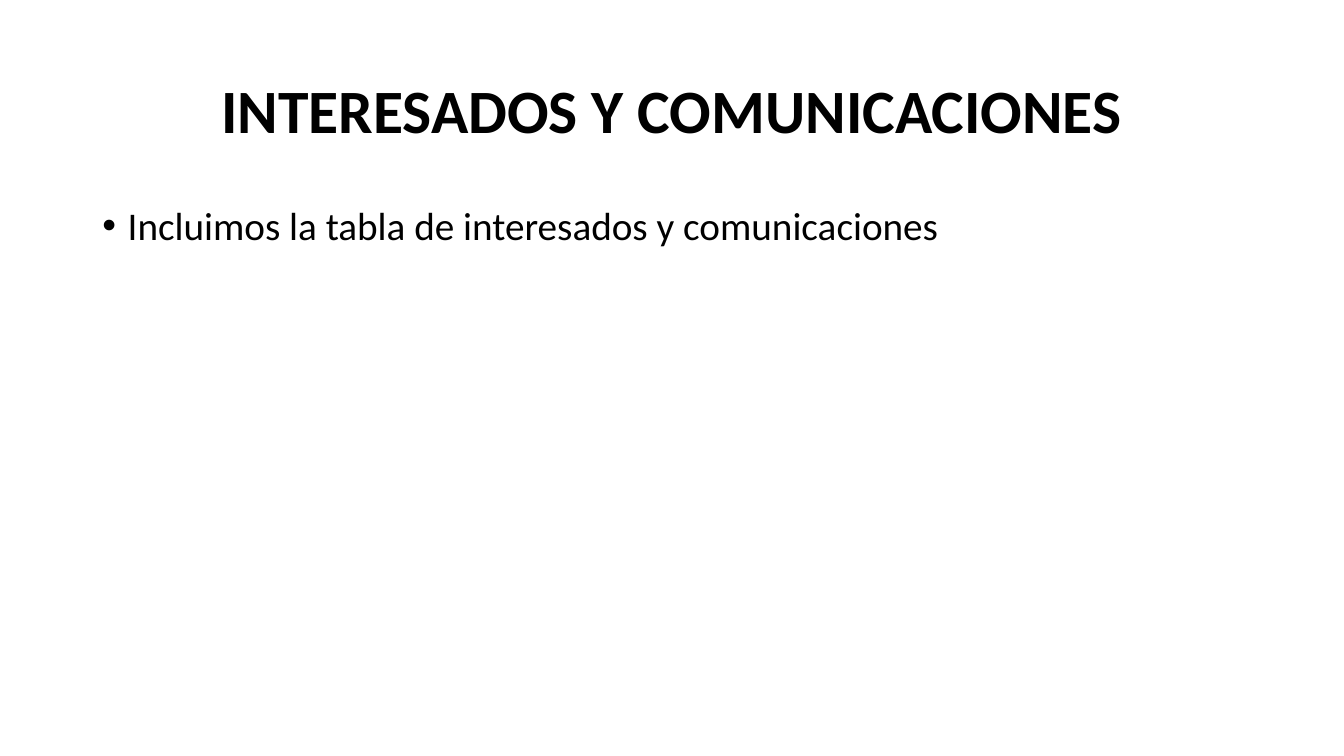
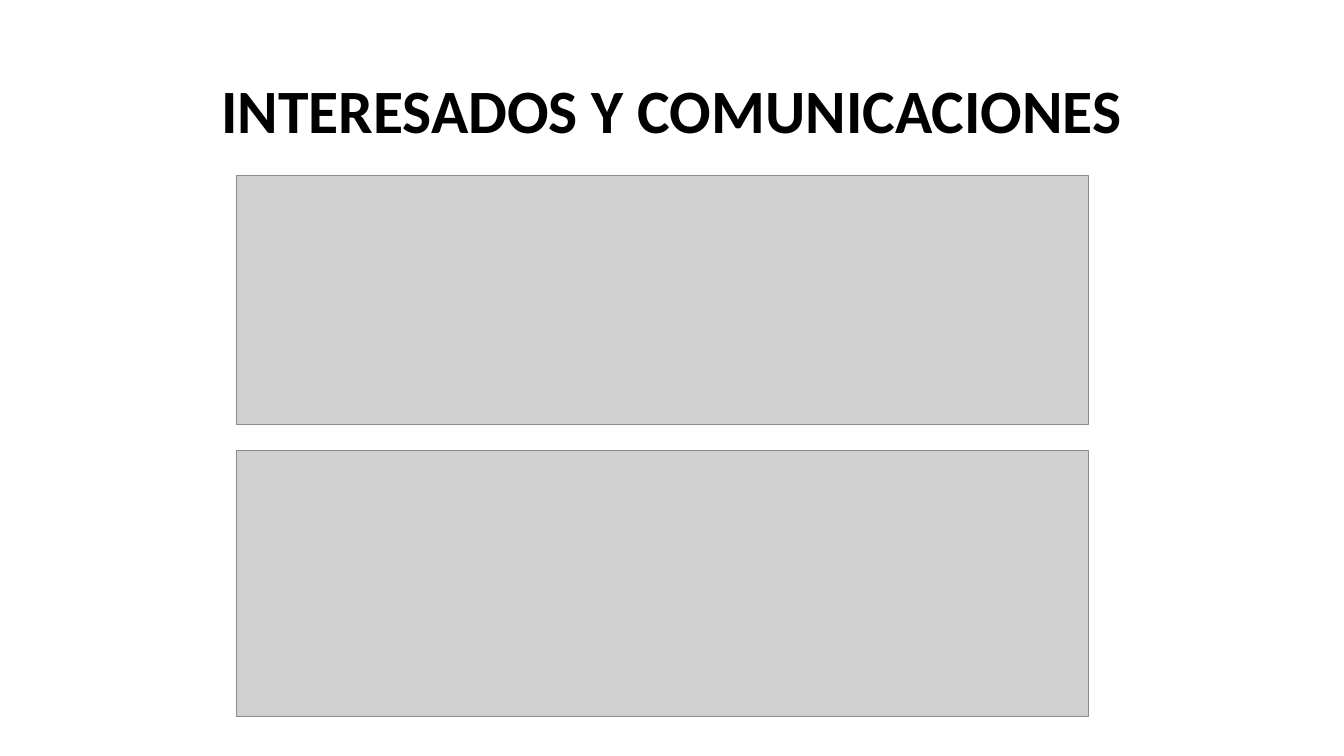
Before and after one commit to AlbertoGCID/XPED, a slide deck: slide 10 of CSMAG.pptx (slide 9 before the commit). Drawn at 1344x756 pixels with LibreOffice and Linux fonts; fonts in the diff are those of the drawing; grey boxes stand for pictures. Boxes give left, top, right and bottom in pixels: in the first picture for what was removed or moved away, otherwise in the second. Text is boxed around its words. In the diff, an @@ line names an element or a change of style, - is before the commit and + after.

```diff
--- a/CSMAG.pptx
+++ b/CSMAG.pptx
@@ picture added at [236, 176, 1089, 425] @@
@@ text removed at [128, 212, 938, 247] @@
-• Incluimos la tabla de interesados y comunicaciones
@@ picture added at [236, 451, 1089, 716] @@
```
Also in this commit, not shown: 2 other slides changed, 2 slides added, 1 slide removed.
